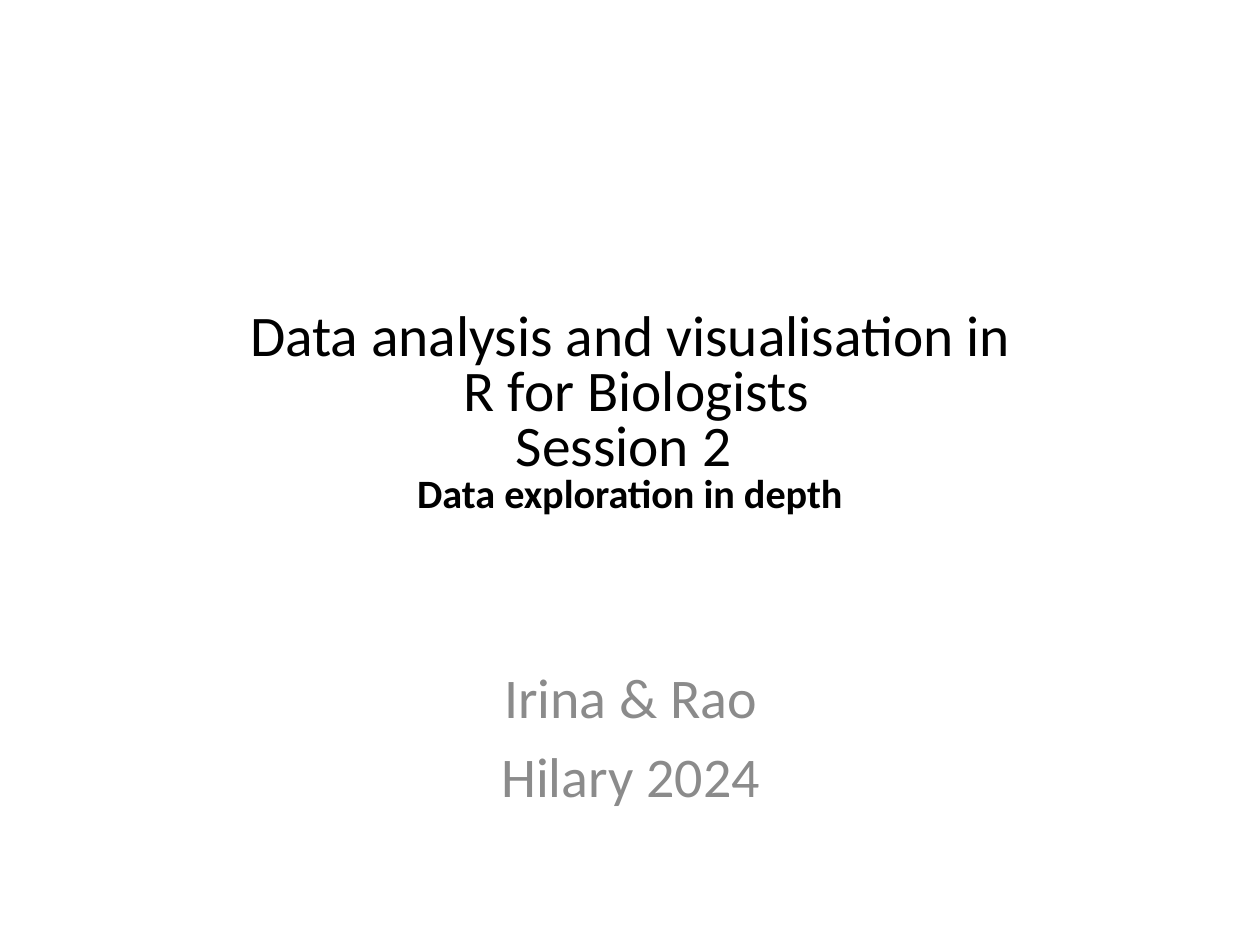
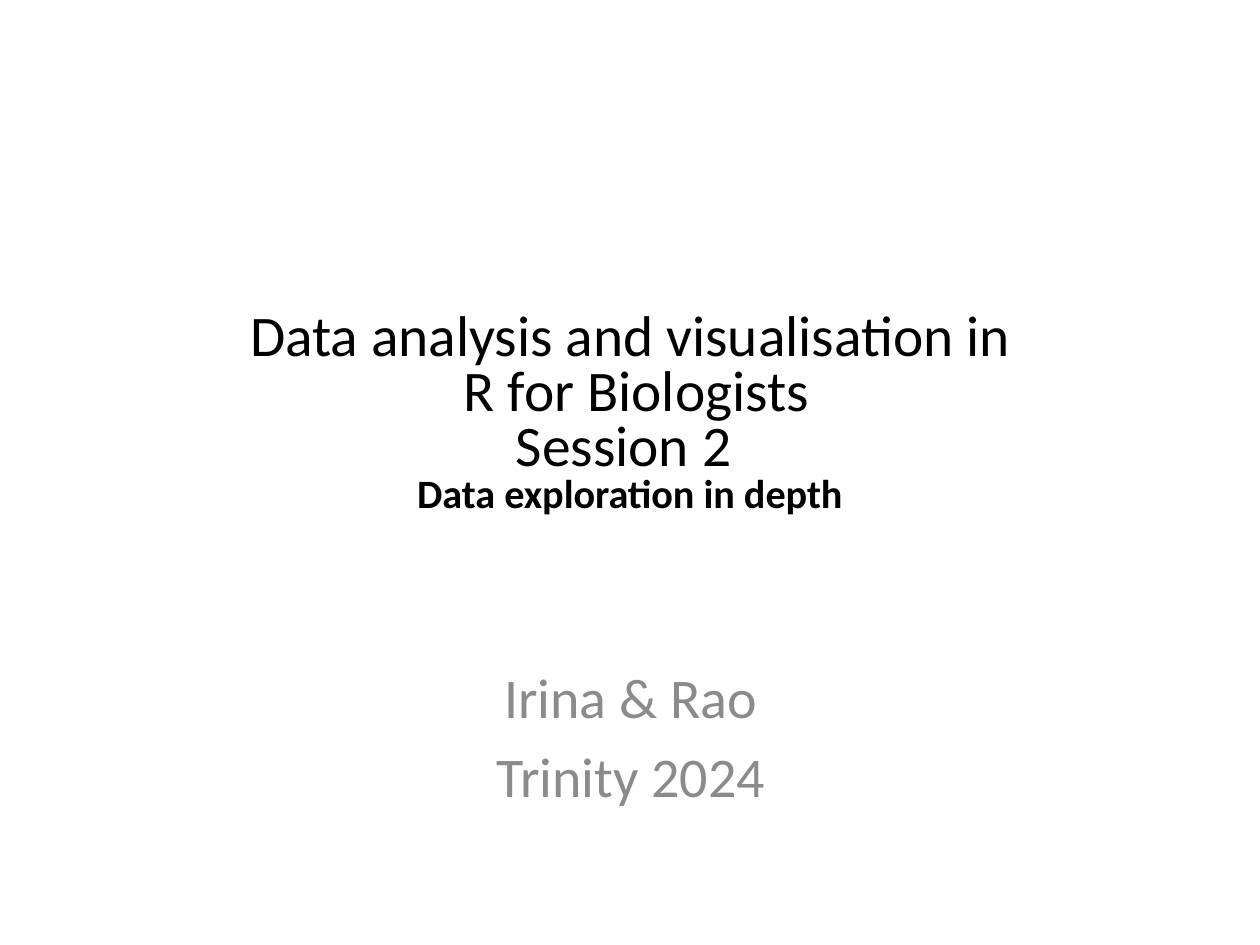
Before and after one commit to sraorao/data_analysis_visualisation_R_TT2024, a slide deck: slide 2 of powerpoint files/Session2.pptx (slide 1 before the commit). Drawn at 1260x945 pixels with LibreOffice and Linux fonts; fonts in the diff are those of the drawing. Boxes give left, top, right and bottom in pixels: in the first picture for what was removed or moved away, otherwise in the second. Text is boxed around its words. In the diff, an @@ line names an element or a change of style, - is before the commit and + after.

```diff
--- a/powerpoint files/Session2.pptx
+++ b/powerpoint files/Session2.pptx
@@ text at (496,758,764,806): text changed @@
-Hilary 2024
+Trinity 2024
```
Also in this commit, not shown: 1 slide added, 8 other files.
